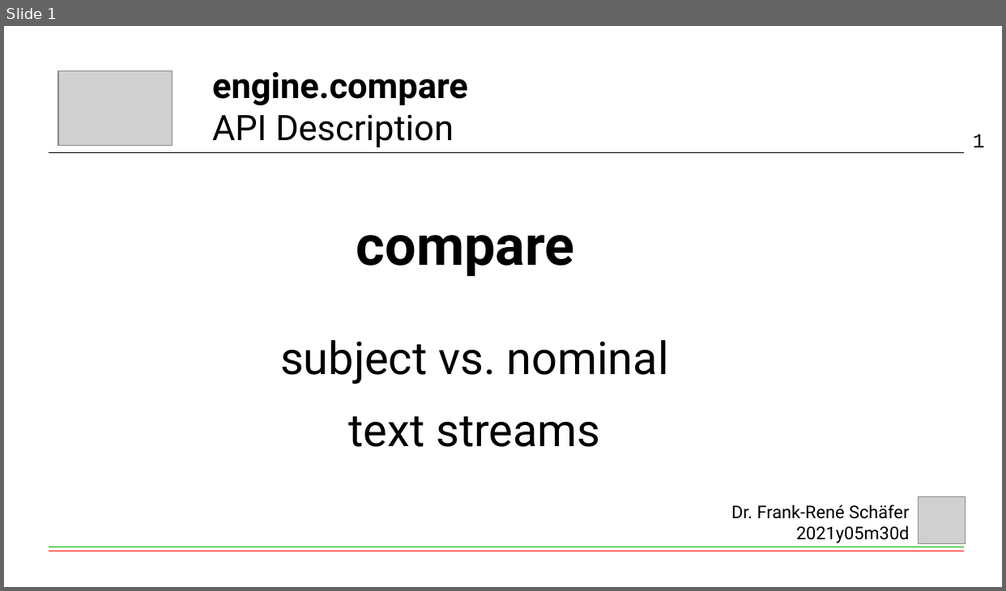
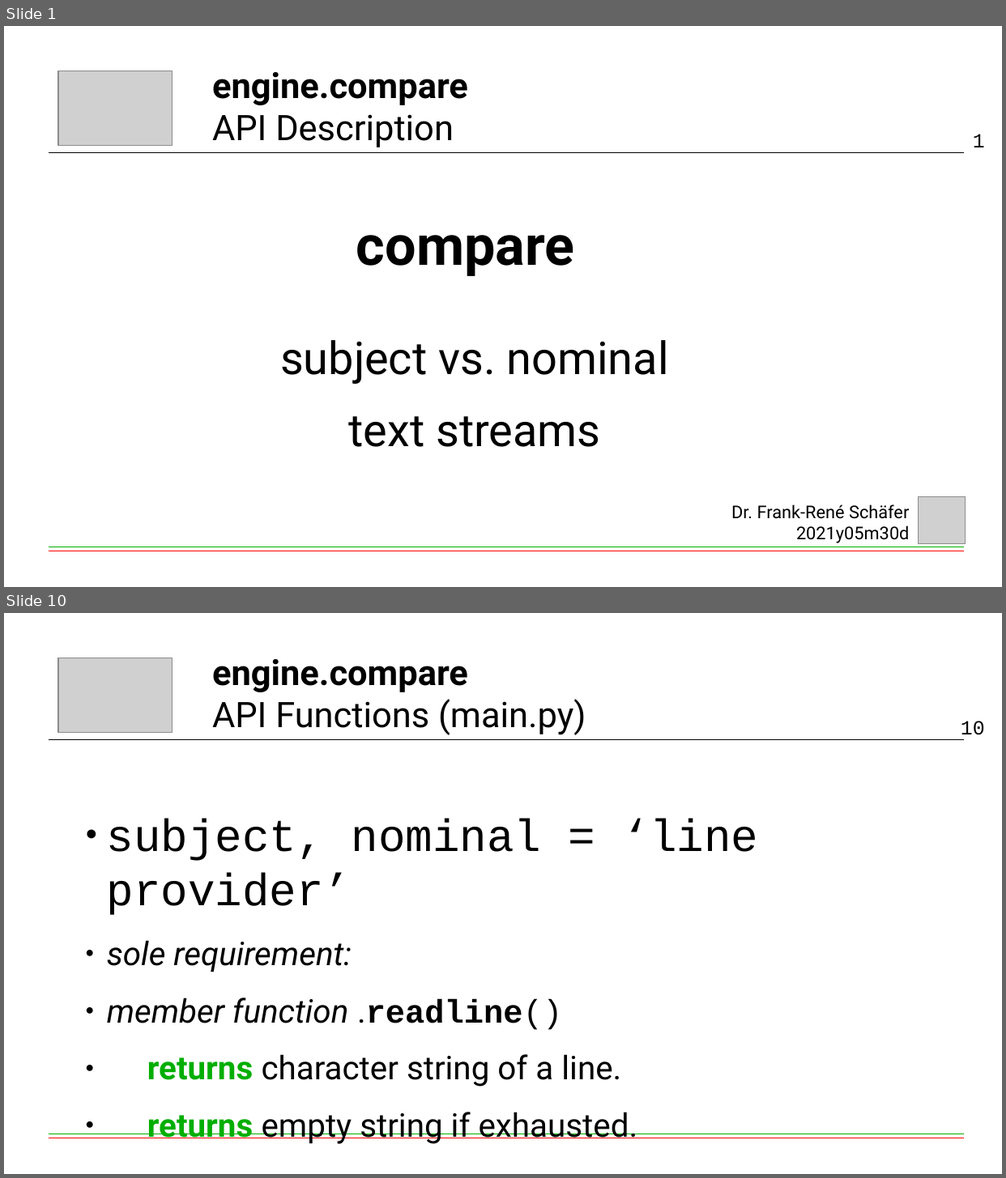
Before and after one commit to fschaef/hwut, a slide deck: engine/compare/api.odp. Shown one above the other, each under a label of ours: slide 1 before the commit, slides 1 and 10 after it; the slides between them are not shown. The pictures are 1006x591 and 1006x1178 pixels, drawn with LibreOffice and Linux fonts; fonts in the diff are those of the drawing; grey boxes stand for pictures. Boxes give left, top, right and bottom in pixels: in the first picture for what was removed or moved away, otherwise in the second. Text is boxed around its words. In the diff, an @@ line names an element or a change of style, - is before the commit and + after.

Commit message:
Sort out LineSequence and Potpourri

```diff
--- a/engine/compare/api.odp
+++ b/engine/compare/api.odp
@@ slide 10 added at [4, 613, 1002, 1174], background #FFFFFF @@
@@ picture added at [58, 658, 172, 733] @@
@@ title added at [212, 659, 586, 735], 28 pt, text #000000 @@
+engine.compare
+API Functions (main.py)
@@ page number added at [961, 721, 985, 740], 16 pt, text #000000 @@
+10
@@ line added from (49, 740) to (964, 740), #000000 0 pt @@
@@ text added at [107, 819, 759, 1144], 26 pt, text #000000 @@
+● subject, nominal = ‘line provider’
+● sole requirement:
+● member function .readline()
+● returns character string of a line.
+● returns empty string if exhausted.
@@ line added from (49, 1135) to (964, 1135), #00AE00 0 pt @@
@@ line added from (49, 1138) to (964, 1138), #FF0000 0 pt @@
```
Also in this commit, not shown: 3 slides changed, 4 other slides added, 11 other files.
